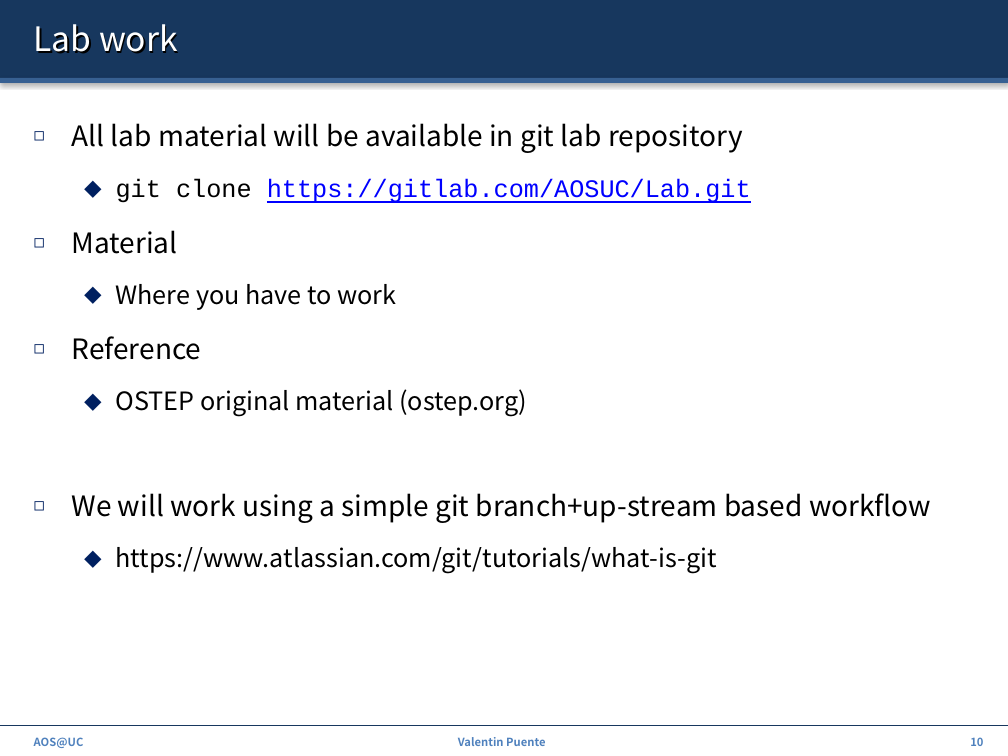
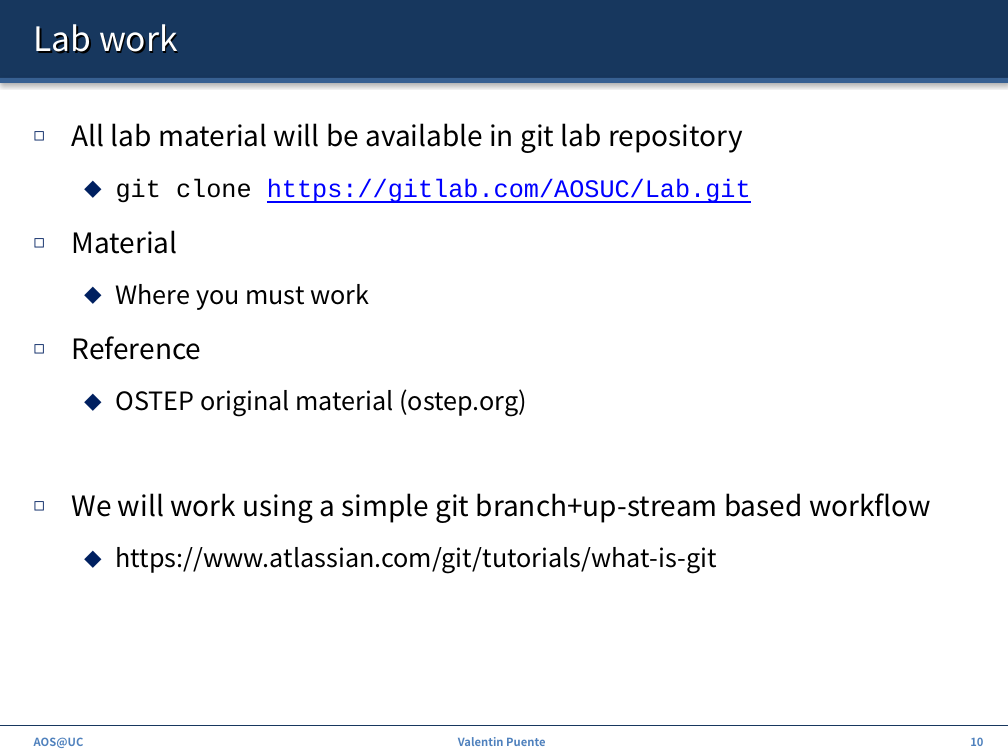
Before and after one commit to ZdravkoDimitrovArnaudov/AOS-XV6-RISCV, a slide deck: slide 10 of Info/00_Intro.pptx. Drawn at 1008x756 pixels with LibreOffice and Linux fonts; fonts in the diff are those of the drawing. Boxes give left, top, right and bottom in pixels: in the first picture for what was removed or moved away, otherwise in the second. Text is boxed around its words. In the diff, an @@ line names an element or a change of style, - is before the commit and + after.

```diff
--- a/Info/00_Intro.pptx
+++ b/Info/00_Intro.pptx
@@ text at [116,284,369,310]: text changed @@
-  ⬥ Where you have to work
+  ⬥ Where you must work
```
Also in this commit, not shown: 2 other slides changed, 1 other file.
